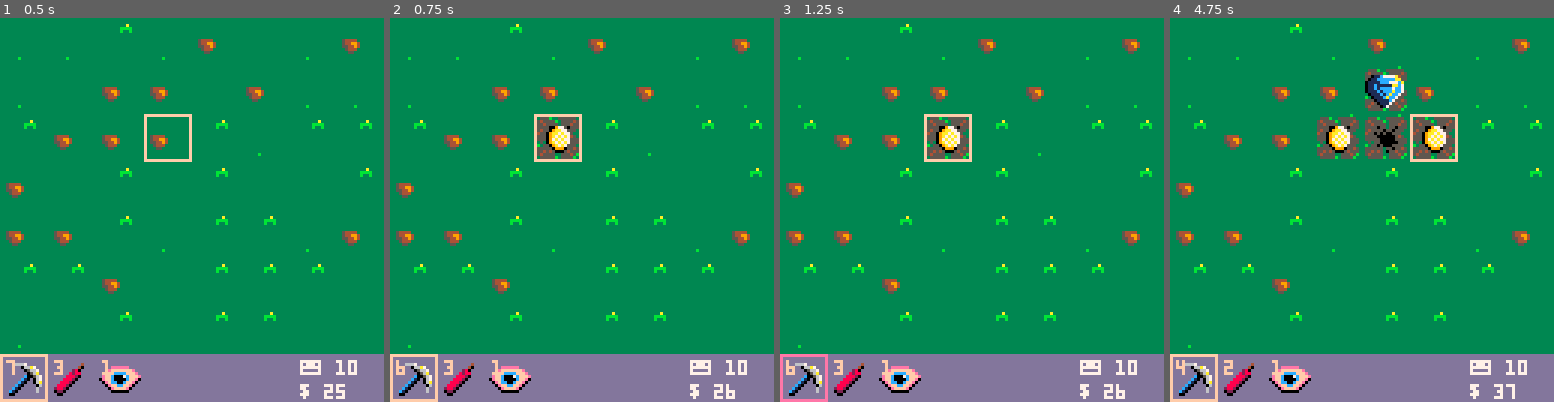
Above: before the commit, frames 1-4 (left to right).
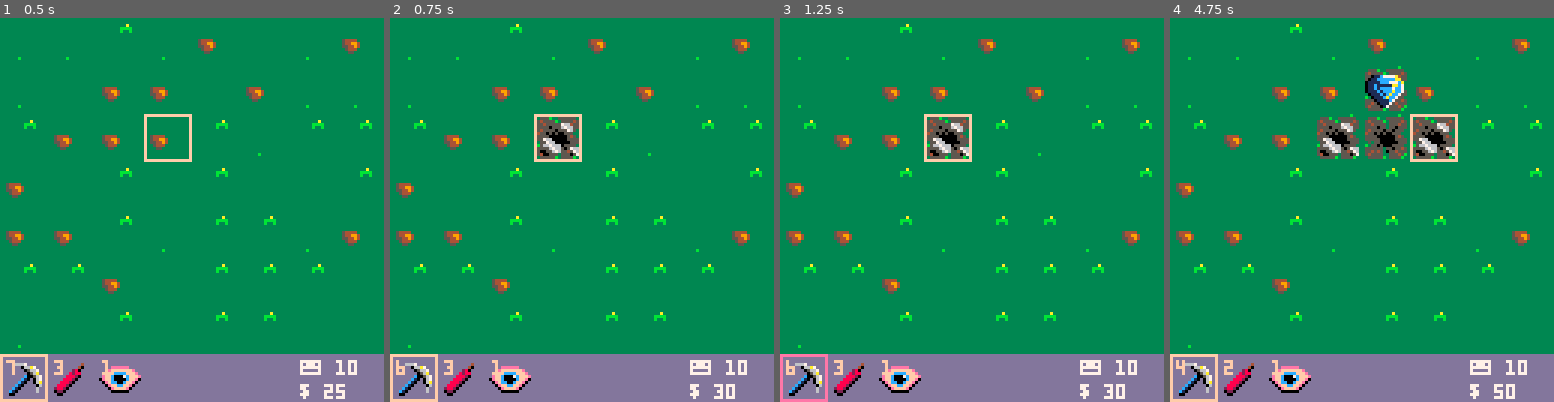
Above: after the commit, the same moments.

Repository: seanpackham/lost-and-found
Game: PICO-8 cartridge main.p8
Same seed, same stepped clock (60 frames per second), same inputs: the game is played once before the commit and once after it.
Inputs:
- Up to frame 1 (0.5 s): tap X (X key) at 0.33 s
- Up to frame 2 (0.75 s): tap O (Z key) at 0.7 s
- Up to frame 3 (1.25 s): tap X (X key) at 1.07 s
- Up to frame 4 (4.75 s): hold Right 1.6-2.1 s; tap O (Z key) every 0.4 s from 1.7 to 4.5 s; tap X (X key) at 1.85, 2.97, 4.08 s; hold Up 2.15-2.42 s; hold Right 2.47-3.03 s; hold Left 3.08-3.58 s; hold Down 3.63-3.97 s; hold Right 4.02-4.68 s; hold Up from 4.73 s (still down)

Frame 1 is identical in both runs. In frame 2, 0.5% of the frame differs, in the area x 39-90%, y 27-99%; in frame 3, 0.5%; in frame 4, 1.1%, in the area x 39-90%, y 27-100%.

Commit message:
rng and spawn prios

Diff:
--- a/main.p8
+++ b/main.p8
@@ -234,15 +234,15 @@
 
 	-- entities
 	add_loot("coin", 			5, 1, 32)
-	add_loot("rock", 			4, 1, 2)
-	add_loot("gold", 			3, 5, 12)
-	add_loot("gem", 				2, 10, 34)
+	add_loot("rock", 			4, 5, 2)
+	add_loot("gold", 			3, 10, 12)
+	add_loot("gem", 				2, 15, 34)
 	add_loot("chest", 		2, 20, 40)
 	add_loot("skull", 		1, 25, 48)
 	add_trap("snake", 		3, 1, 66)
 	add_trap("spikes", 	1, 2, 14)
-	add_trap("spider", 	3, 1, 70)
-	add_trap("boulder", 1, 2, 72)
+	add_trap("spider", 	2, 1, 70)
+	add_trap("boulder", 2, 2, 72)
 	add_trap("skull", 		1, 2, 64)
 
 	-- items
@@ -288,7 +288,7 @@
 
 			-- spawn loot or trap
 			-- todo: base on level
-			if (rnd(1) < 0.60) then
+			if (rnd(1) < 0.65) then
 				tile.e = spawns[flr(rnd(#spawns)) + 1]
 			end
 
